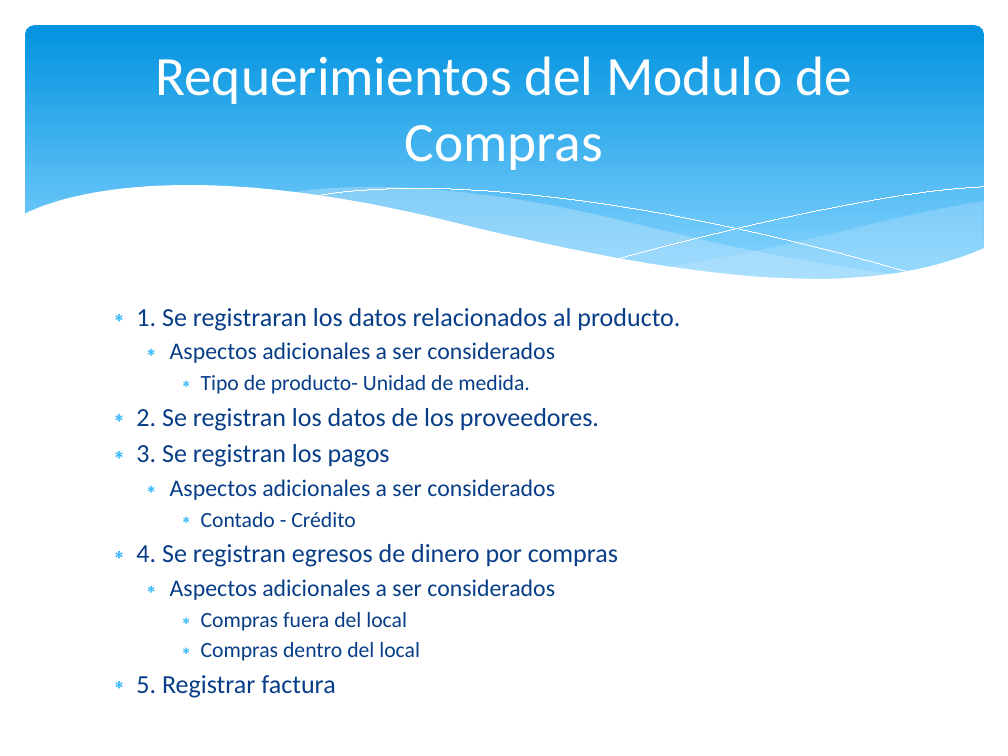
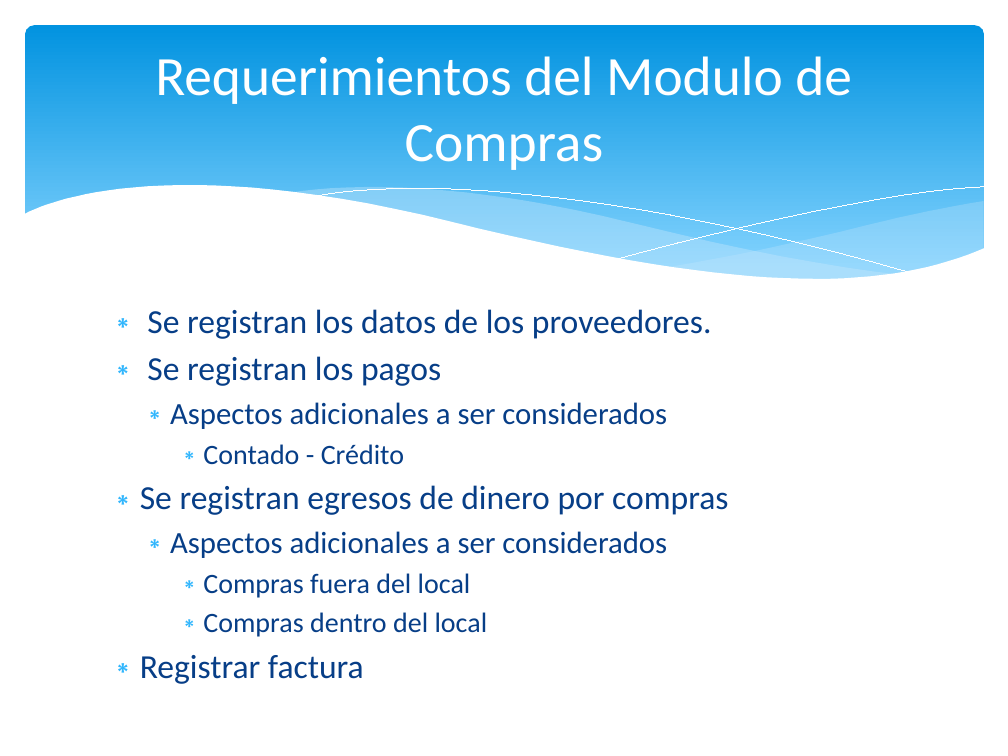
Before and after one commit to igodeveloper/infocomedor, a slide deck: slide 21 of presentacion/INFOCOMEDOR - PPT.pptx. Drawn at 1008x756 pixels with LibreOffice and Linux fonts; fonts in the diff are those of the drawing. Boxes give left, top, right and bottom in pixels: in the first picture for what was removed or moved away, otherwise in the second. Text is boxed around its words. In the diff, an @@ line names an element or a change of style, - is before the commit and + after.

```diff
--- a/presentacion/INFOCOMEDOR - PPT.pptx
+++ b/presentacion/INFOCOMEDOR - PPT.pptx
@@ text at box(147, 309, 712, 386): text changed; size 18.6 to 24 pt @@
-∗ 1. Se registraran los datos relacionados al producto.
-  ∗ Aspectos adicionales a ser considerados
-    ∗ Tipo de producto- Unidad de medida.
-∗ 2. Se registran los datos de los proveedores.
-∗ 3. Se registran los pagos
+∗ Se registran los datos de los proveedores.
+∗ Se registran los pagos
@@ text at box(170, 402, 667, 637): size 17.1 to 22 pt in "Aspectos adicionales a ser considerados", "Aspectos adicionales a ser considerados"; size 15.5 to 20 pt in "Contado - Crédito", "Compras fuera del local", "Compras dentro del local" @@
@@ text at box(140, 485, 728, 515): text changed; size 18.6 to 24 pt @@
-∗ 4. Se registran egresos de dinero por compras
+∗ Se registran egresos de dinero por compras
@@ text at box(140, 655, 364, 684): text changed; size 18.6 to 24 pt @@
-∗ 5. Registrar factura
+∗ Registrar factura
```
Also in this commit, not shown: 1 other slide changed, 4 other files.
